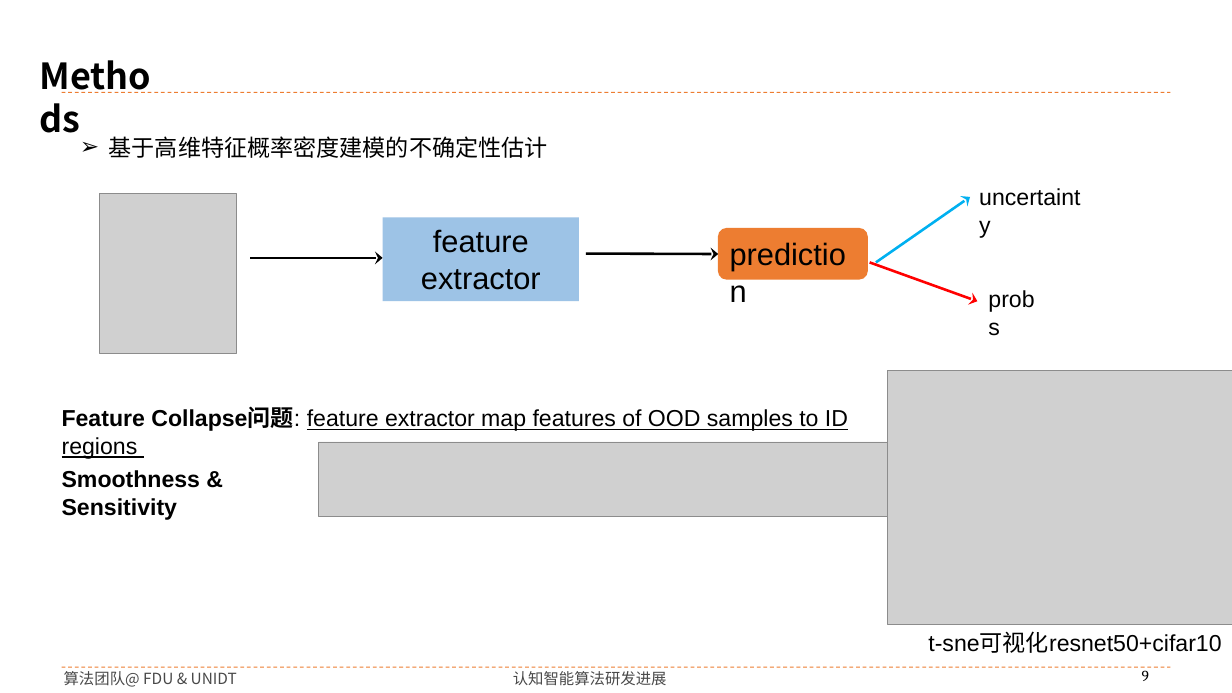
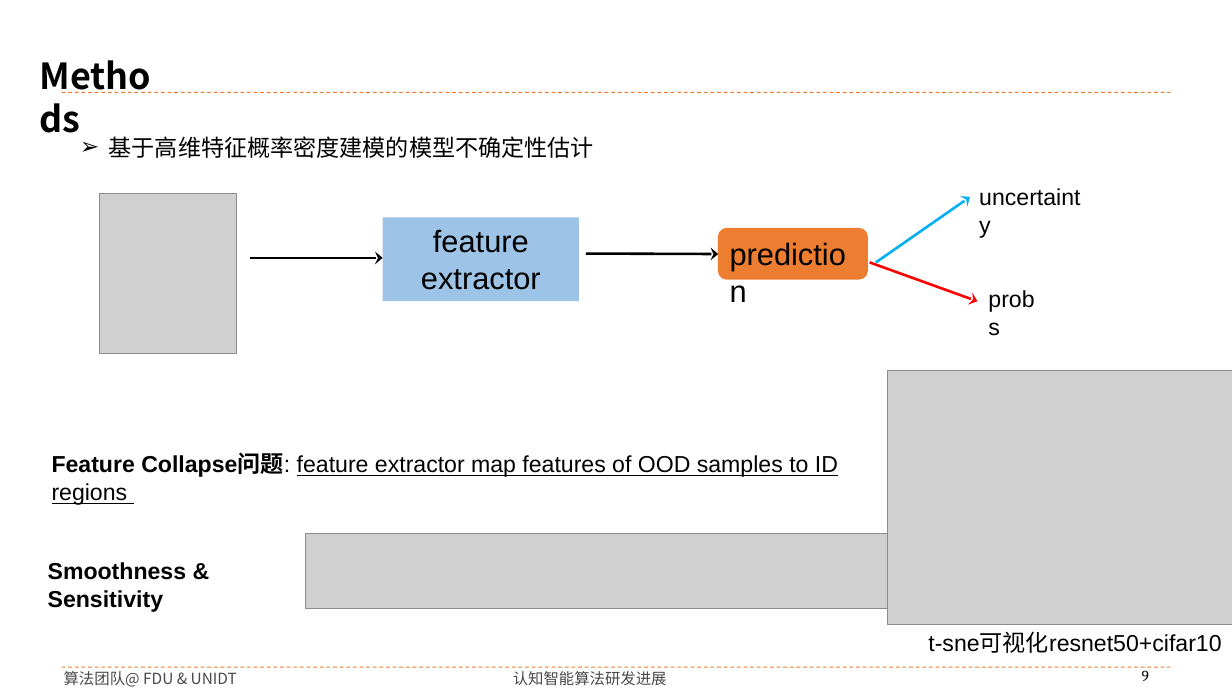
Before and after one commit to buyizhiyou/YYMUncertainty, a slide deck: slide 9 of pre/dum_pre.pptx. Drawn at 1232x693 pixels with LibreOffice and Linux fonts; fonts in the diff are those of the drawing; grey boxes stand for pictures; background and template pictures are left out. Boxes give left, top, right and bottom in pixels: in the first picture for what was removed or moved away, otherwise in the second. Text is boxed around its words. In the diff, an @@ line names an element or a change of style, - is before the commit and + after.

```diff
--- a/pre/dum_pre.pptx
+++ b/pre/dum_pre.pptx
@@ text at box(109, 136, 594, 158): text changed @@
-➢ 基于高维特征概率密度建模的不确定性估计
+➢ 基于高维特征概率密度建模的模型不确定性估计
@@ text "Feature Collapse问题: feature extractor map ...": place and size @@
-text "Feature Collapse问题: feature extractor map ..." at box(62, 408, 848, 431)
+text "Feature Collapse问题: feature extractor map ..." at box(52, 454, 838, 477)
@@ picture: place and size @@
-picture at box(319, 442, 913, 517)
+picture at box(305, 533, 899, 608)
@@ text "Smoothness & Sensitivity": place and size @@
-text "Smoothness & Sensitivity" at box(62, 470, 200, 520)
+text "Smoothness & Sensitivity" at box(48, 562, 186, 612)
```
Also in this commit, not shown: 13 other slides changed, 6 slides added, 1 slide removed, 13 other files.
